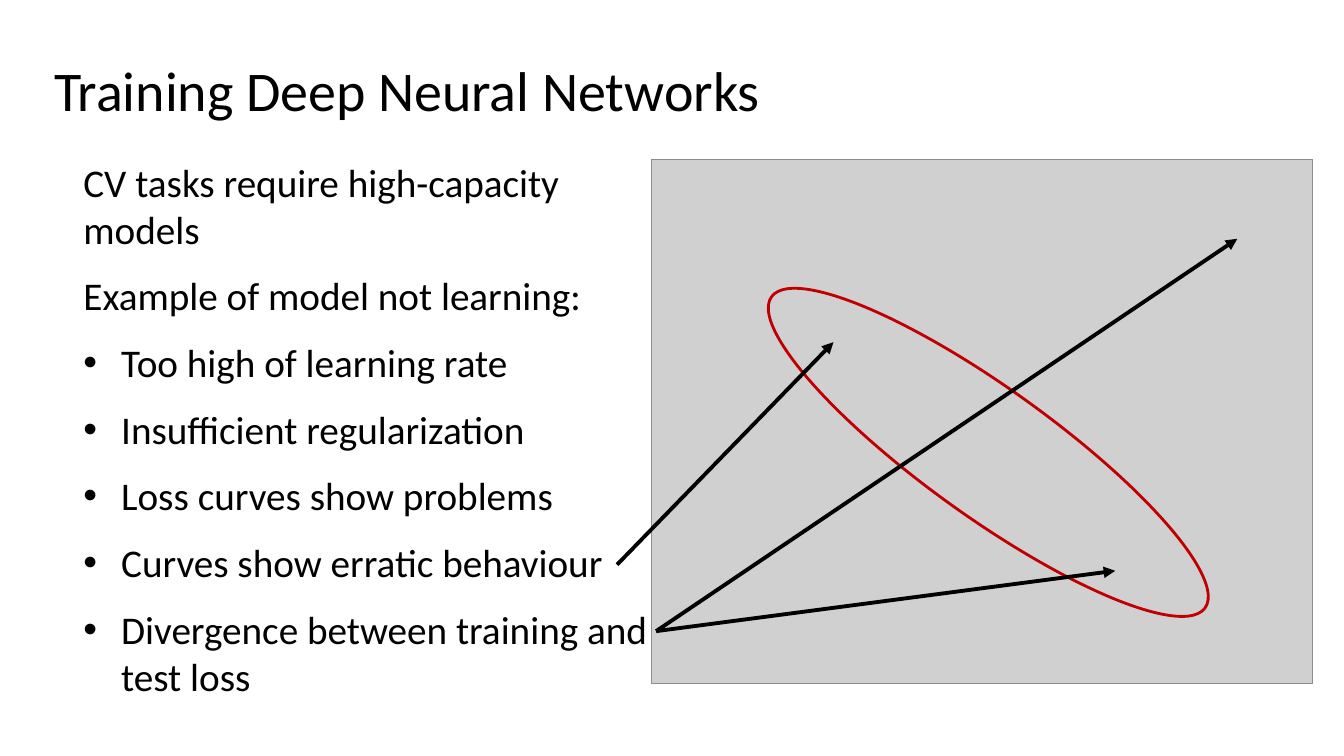
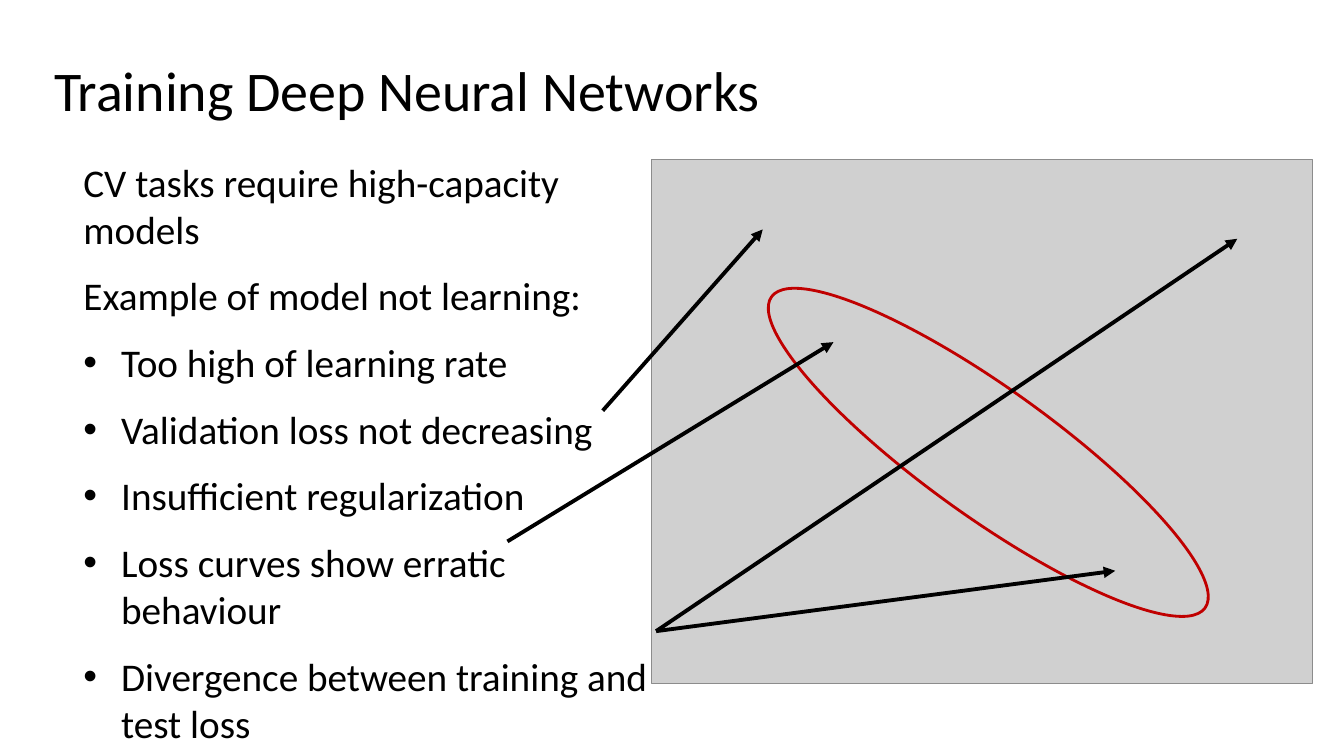
Before and after one commit to StephenElston/CSCI-E25, a slide deck: slide 64 of Slides/3_BuildingBlocksOfDeepLearning.pptx. Drawn at 1344x756 pixels with LibreOffice and Linux fonts; fonts in the diff are those of the drawing; grey boxes stand for pictures. Boxes give left, top, right and bottom in pixels: in the first picture for what was removed or moved away, otherwise in the second. Text is boxed around its words. In the diff, an @@ line names an element or a change of style, - is before the commit and + after.

Commit message:
Reorganized slides, updated text, corrected errors

```diff
--- a/Slides/3_BuildingBlocksOfDeepLearning.pptx
+++ b/Slides/3_BuildingBlocksOfDeepLearning.pptx
@@ arrow added from (603, 410) to (763, 230), #000000 2.75 pt @@
@@ arrow moved from (617, 565) - (834, 342) to (507, 541) - (834, 342) @@
@@ text at (121,416,592,451): paragraph added @@
+• Validation loss not decreasing
@@ text at (121,549,506,625): text changed @@
-• Loss curves show problems
-• Curves show erratic behaviour
+• Loss curves show erratic behaviour
```
Also in this commit, not shown: 9 other slides changed, 1 slide added, 1 slide removed.
